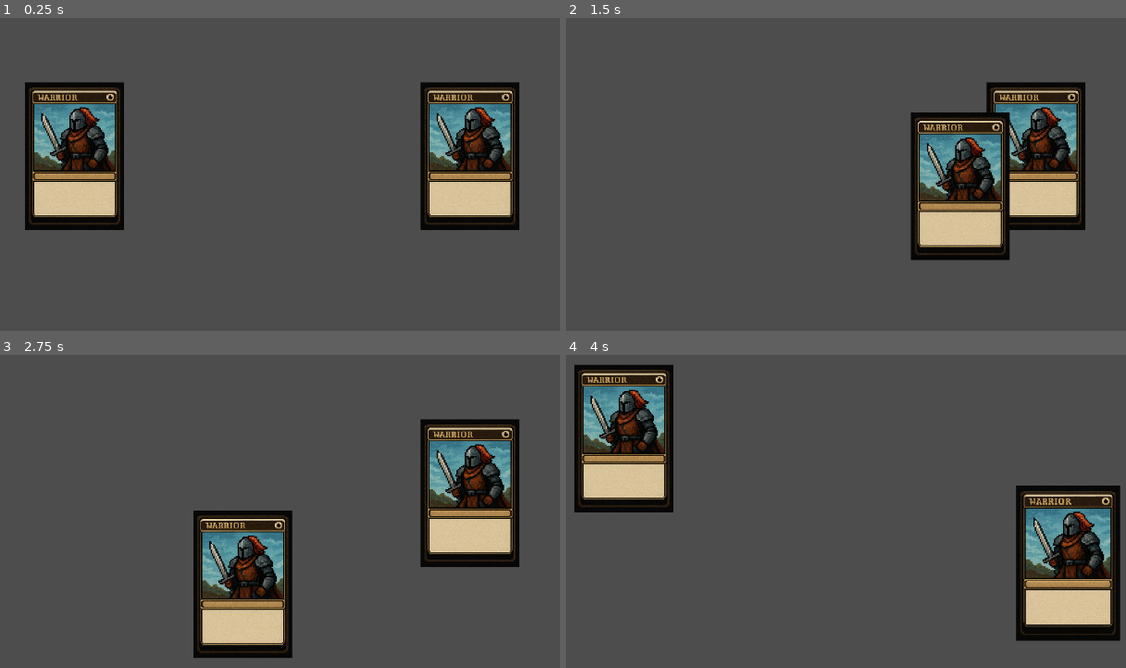
Above: before the commit, frames 1-4 (two rows, left to right).
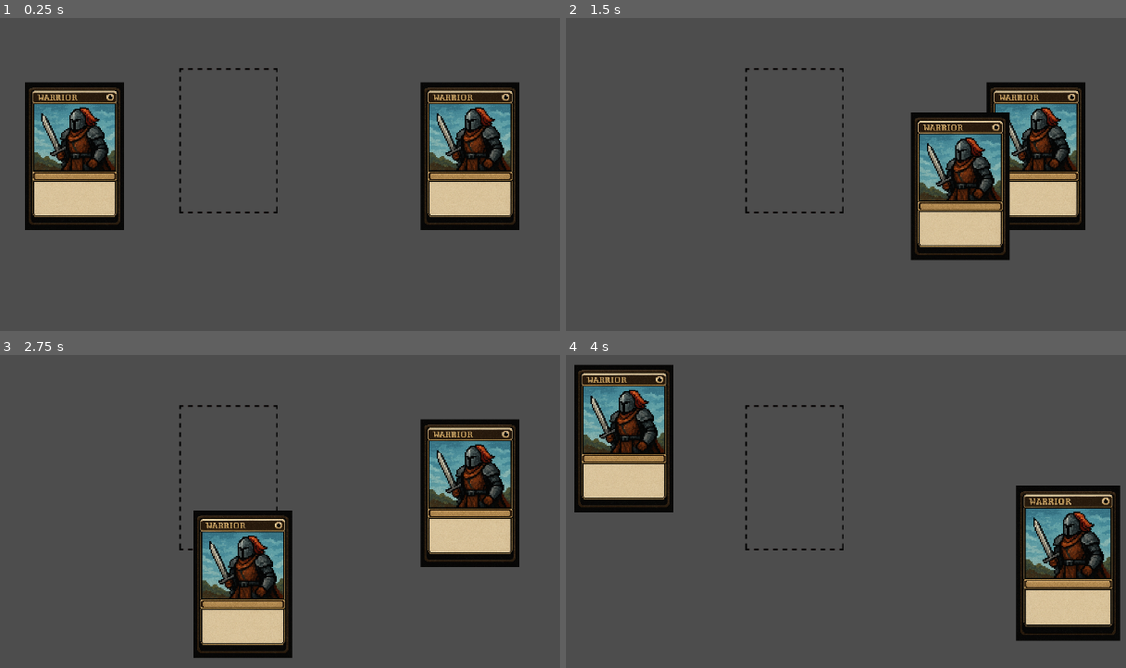
Above: after the commit, the same moments.

Repository: matteobarbieri/godot-card-game-tutorial
Game: Godot game, scene res://scenes/main.tscn
The game is run twice, just before and just after one commit, with the same random seed, the same clock (stepped at 60 frames per second) and the same inputs.
Inputs (mouse positions are in pixels of both pictures, inside the frame that each line leads up to):
- Up to frame 1 (0.25 s): no input
- Up to frame 2 (1.5 s): tap Enter at 0.5 s; drag from (638, 155) to (1036, 155) at 0.52 s; drag from (1036, 155) to (806, 246) at 1.27 s
- Up to frame 3 (2.75 s): move the mouse to (352, 408) at 2.02 s; click (352, 408) at 2.17 s
- Up to frame 4 (4 s): tap Space at 2.75 s; drag from (806, 583) to (622, 439) at 2.77 s; move the mouse to (1070, 564) at 3.52 s; click (1070, 564) at 3.67 s

The runs differ from the first frame. In frame 1, 0.3% of the frame differs, in the area x 31-50%, y 15-63%; in frame 2, 0.3%; in frame 3, 0.2%; in frame 4, 0.3%.

Commit message:
Implement basic card slot

Diff:
--- /dev/null
+++ b/scenes/card_slot.tscn
@@ -0,0 +1,21 @@
+[gd_scene load_steps=4 format=3 uid="uid://bjk71u0787nvw"]
+
+[ext_resource type="Script" uid="uid://chpxskdpdvs0o" path="res://scripts/card_slot.gd" id="1_cypty"]
+[ext_resource type="Texture2D" uid="uid://cymswicatf7hs" path="res://assets/CardSlot.png" id="1_mxh2e"]
+
+[sub_resource type="RectangleShape2D" id="RectangleShape2D_mxh2e"]
+size = Vector2(144, 224)
+
+[node name="CardSlot" type="Node2D"]
+script = ExtResource("1_cypty")
+
+[node name="Sprite2D" type="Sprite2D" parent="."]
+scale = Vector2(0.85, 0.85)
+texture = ExtResource("1_mxh2e")
+
+[node name="Area2D" type="Area2D" parent="."]
+collision_layer = 2
+collision_mask = 2
+
+[node name="CollisionShape2D" type="CollisionShape2D" parent="Area2D"]
+shape = SubResource("RectangleShape2D_mxh2e")
--- a/scenes/main.tscn
+++ b/scenes/main.tscn
@@ -1,7 +1,8 @@
-[gd_scene load_steps=3 format=3 uid="uid://didlw44mrmdi0"]
+[gd_scene load_steps=4 format=3 uid="uid://didlw44mrmdi0"]
 
 [ext_resource type="Script" uid="uid://dj4rov41cwls1" path="res://scripts/card_manager.gd" id="1_0wfyh"]
 [ext_resource type="PackedScene" uid="uid://qn03sxhxekhn" path="res://scenes/card.tscn" id="1_o5qli"]
+[ext_resource type="PackedScene" uid="uid://bjk71u0787nvw" path="res://scenes/card_slot.tscn" id="3_sugp2"]
 
 [node name="Main" type="Node2D"]
 
@@ -16,3 +17,6 @@
 
 [node name="Camera2D" type="Camera2D" parent="."]
 position = Vector2(576, 324)
+
+[node name="CardSlot" parent="." instance=ExtResource("3_sugp2")]
+position = Vector2(496, 288)
--- a/scripts/card_manager.gd
+++ b/scripts/card_manager.gd
@@ -1,6 +1,7 @@
 extends Node2D
 
 const COLLISION_MASK_CARD = 1
+const COLLISION_MASK_CARD_SLOT = 2
 
 var screen_size
 var card_being_dragged
@@ -51,6 +52,22 @@
 		#print(result[0].collider.get_parent())
 
 		return get_card_with_higher_z(result)
+
+	return null
+
+func raycast_check_for_card_slot():
+	var space_state = get_world_2d().direct_space_state
+	var parameters = PhysicsPointQueryParameters2D.new()
+
+	parameters.position = get_global_mouse_position()
+	parameters.collide_with_areas = true
+	parameters.collision_mask = COLLISION_MASK_CARD_SLOT
+
+	var result = space_state.intersect_point(parameters)
+
+	if result.size() > 0:
+		#print(result[0].collider.get_parent())
+
 		return result[0].collider.get_parent()
 
 	return null
@@ -86,6 +103,13 @@
 
 func finish_drag():
 	card_being_dragged.scale = Vector2(1.05, 1.05)
+	var card_slot_found = raycast_check_for_card_slot()
+
+	if card_slot_found and not card_slot_found.card_in_slot:
+		# Card dropped in empty card slot
+		card_being_dragged.position = card_slot_found.position
+		card_being_dragged.get_node("Area2D/CollisionShape2D").disabled = true
+		card_slot_found.card_in_slot = true
 	card_being_dragged = null
 
 
--- /dev/null
+++ b/scripts/card_slot.gd
@@ -0,0 +1,4 @@
+extends Node2D
+
+
+var card_in_slot = false
Binary file added: assets/CardSlot.png
Not shown, added: assets/CardSlot.png.import
Not shown, added: scripts/card_slot.gd.uid
